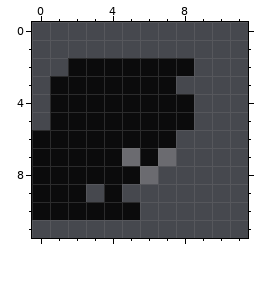
Pixel-art file: assets/src/hand_hana.aseprite. The picture above is the old version.
12x12 pixels, 1 frame.
New version:
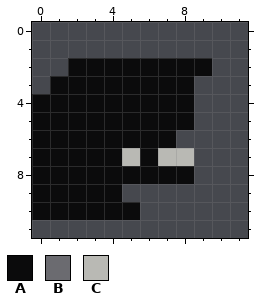
Palette (. is transparent): A #0b0b0c  B #6b6b70  C #b9b9b4
Difference:
The edit adds colour A in row 2 at x 9; in row 3 at x 8; in rows 4 to 5 at x 0; in row 8 at x 7 to 8; in row 9 at x 3.
Colour B gives way to colour A in row 8 at x 6.
The edit adds colour C in row 7 at x 8.
Colour B gives way to colour C in row 7 at x 5 and 7.
Where, in picture pixels (left, top, right, bottom), the same in both pictures:
changed: (32, 58, 212, 202)
